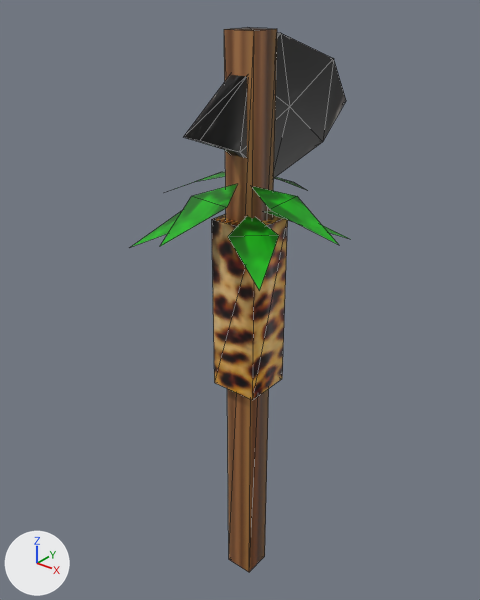
Renders of the COLLADA model art/meshes/props/weapon/maya_machado_a1.dae from each side of a commit.
Rendered twice from a 50 mm camera at (1.198, -1.542, 1.726) aimed at (-0.093, 0.071, 0.726). The axes (+X, +Y, +Z) are drawn at lower left. The lights are the same throughout. Mesh edges are drawn as thin lines. Where no turn or scale is listed for an object, it has been applied to the vertices.

The scene before the commit, as lines of its bpy script (objects in view):
```python
me_cubo_036 = bpy.data.meshes.new('Cubo.036')
me_cubo_036.from_pydata(...)  # 66 vertices, 72 faces; spans x -0.36..0.34, y -0.36..0.49, z -0.37..1.6
me_cubo_036.materials.append(mat_material_036)  # picture img_weapons_maya_png
ob_maya_machado_a1 = bpy.data.objects.new('maya_machado_a1', me_cubo_036)
ob_maya_machado_a1.location = (0.0, 0.0, 0.0)
```
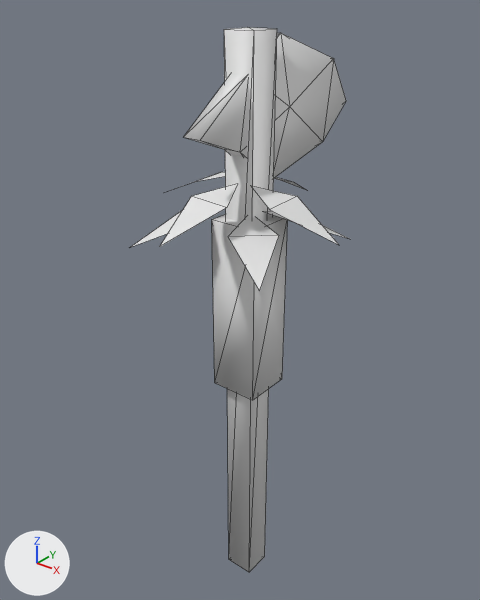
The newer file is also rescaled (x0.898), turned or shifted as a whole; pictures and numbers use the older file's frame.

What the commit changed:
Material 'Material.001' (mat_material_001) is new.
Its base color is (0.8, 0.8, 0.8) (white #e7e7e7).
me_cubo_036 has 66 vertices, 72 faces and spans x -0.36..0.34, y -0.36..0.49, z -0.37..1.6.
me_cubo_036 is used by ob_maya_machado_a1; location (0.0, 0.0, 0.0).
me_cubo_036 no longer uses material mat_material_036 (picture img_weapons_maya_png).
me_cubo_036 part 1: edges marked sharp go from 0 to 8.
me_cubo_036 now uses material mat_material_001 (white #e7e7e7).

Where the change shows, as pixel boxes (x1, y1, x2, y2) in the pictures (480 x 600 px):
'maya_machado_a1', recoloured, shading changed
    both: (131, 27, 350, 572)
